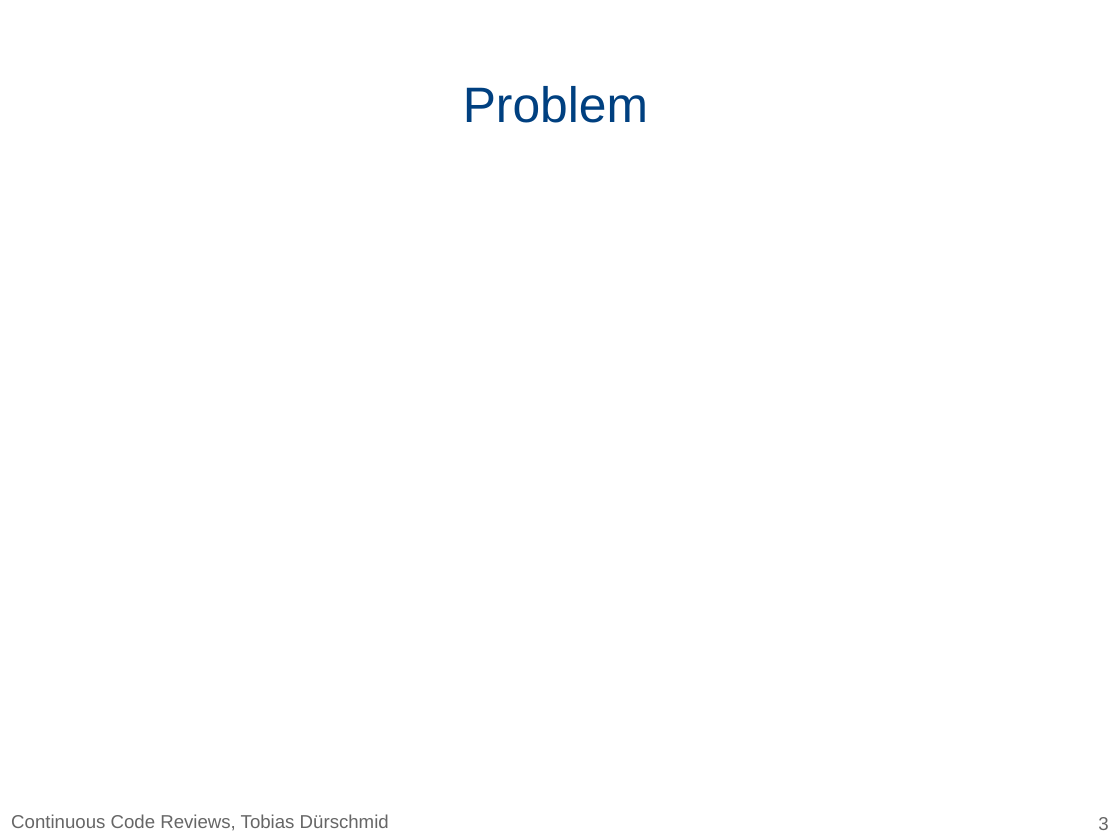
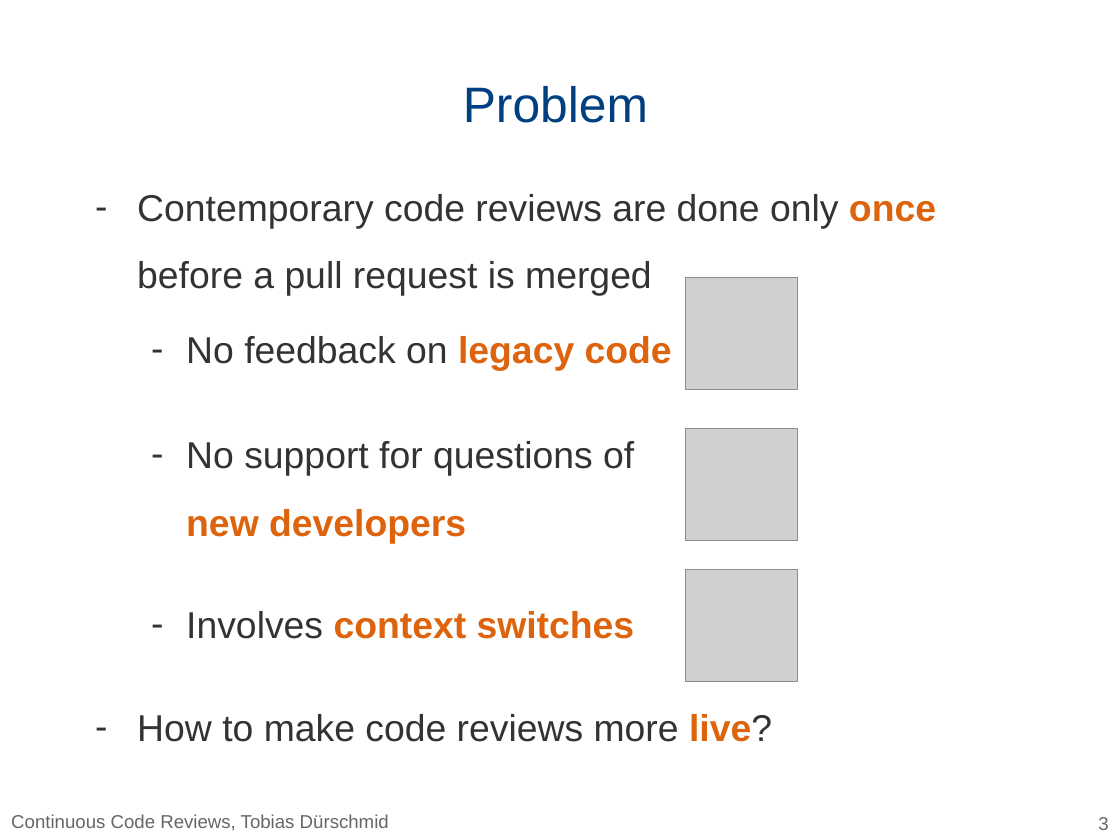
Before and after one commit to HPI-SWA-Lab/CommunityCodeReview, a slide deck: slide 3 of Programming_SRC/talk.pptx. Drawn at 1120x840 pixels with LibreOffice and Linux fonts; fonts in the diff are those of the drawing; grey boxes stand for pictures; background and template pictures are left out. Boxes give left, top, right and bottom in pixels: in the first picture for what was removed or moved away, otherwise in the second. Text is boxed around its words. In the diff, an @@ line names an element or a change of style, - is before the commit and + after.

```diff
--- a/Programming_SRC/talk.pptx
+++ b/Programming_SRC/talk.pptx
@@ text added at box(137, 194, 936, 742), 24 pt, text #333333 @@
+– Contemporary code reviews are done only once before a pull request is merged
+  – No feedback on legacy code
+  – No support for questions of
+    new developers
+  – Involves context switches
+– How to make code reviews more live?
@@ picture added at box(685, 278, 797, 390) @@
@@ picture added at box(685, 429, 797, 541) @@
@@ picture added at box(685, 569, 797, 681) @@
```
Also in this commit, not shown: 9 other slides changed.
